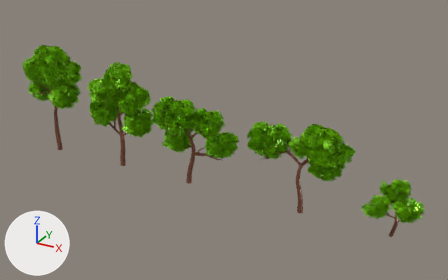
One commit to the glTF model assets/models/trees-pack.glb: the scene before it, then after it.
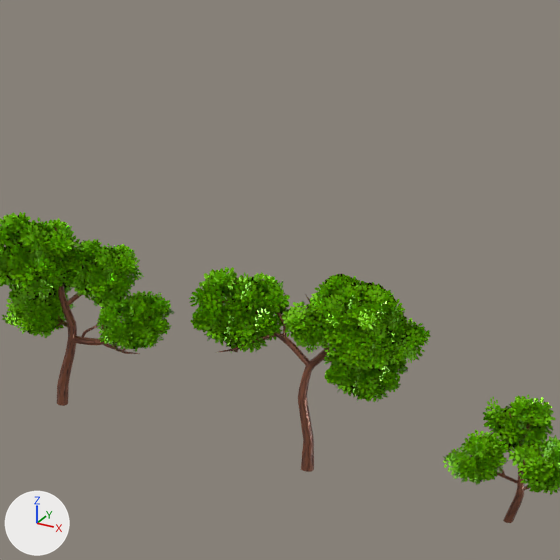
Each version appears first whole from a camera (50 mm lens) standing at (227.1, -26.8, 16.5) and looking at (212.1, 0.5, 2.9), and next in a close-up on the part from 36% to 92% of the width and 0% to 91% of the height. Every picture has the same lights, and +X, +Y and +Z are marked at lower left. The last two pictures show the newer version. Where no turn or scale is listed for an object, it has been applied to the vertices. Vertices at exactly the same position are counted once.

Names of what the first close-up shows: 'NormalTree_3', 'NormalTree_4', 'NormalTree_5'.
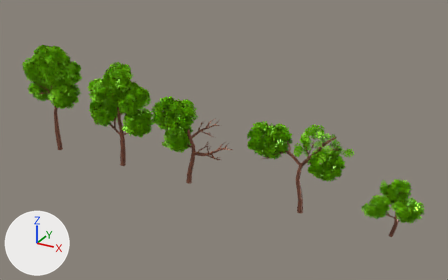
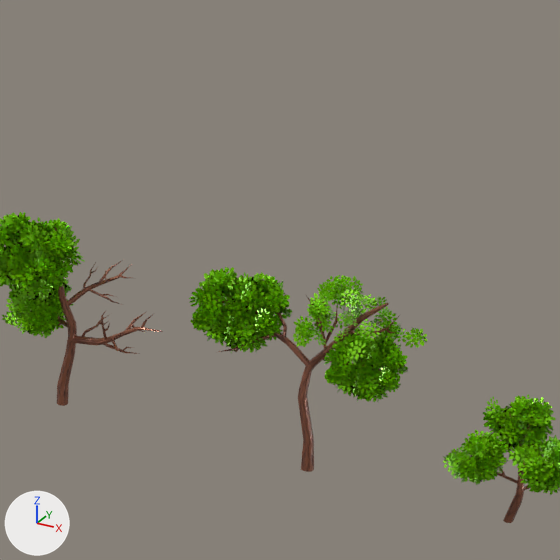
Where the newer file only moved an object's origin or applied its transform, the numbers keep the older frame.

Changed parts and their boxes (x1, y1, x2, y2) in the close-ups (560 x 560 px):
'NormalTree_4', reshaped: before (189, 267, 431, 472); after (189, 267, 428, 472)
'NormalTree_3', reshaped: before (0, 212, 174, 406); after (0, 212, 163, 406)
part 1 of me_normaltree_3, deleted (green): before (7, 239, 174, 352)
part 2 of me_normaltree_3, cut back: before (33, 228, 163, 387)
part 3 of me_normaltree_4, deleted (green): before (282, 274, 431, 374)

Patch to the scene script:
```diff
--- a/assets/models/trees-pack.glb.py
+++ b/assets/models/trees-pack.glb.py
@@ me_normaltree_3 @@
 # used by ob_normaltree_3; location = (210.09, 0.0, 0.0)
-me_normaltree_3.from_pydata(...)  # 5501 vertices, 4138 faces; spans x -1.89..3.15, y -1.5..1.38, z -0.01..5.27
+me_normaltree_3.from_pydata(...)  # 2542 vertices, 1860 faces; spans x -1.89..2.87, y -1.5..1.38, z -0.01..5.27
+# me_normaltree_3 part 1: 592 loose pieces with 2368 vertices, spanning x -1.68..3.15, y -1.0..1.22, z 1.66..4.69, are deleted
+# me_normaltree_3 part 2: 1 vertex moved within x -1.51, y 0.35, z 2.72; 591 vertices removed from x -1.51..2.8, y -0.78..1.08, z 1.05..4.86
 me_normaltree_3.materials.append(mat_normaltree_bark)
@@ me_normaltree_4 @@
 # used by ob_normaltree_4; location = (216.95, 0.0, 0.0)
-me_normaltree_4.from_pydata(...)  # 6450 vertices, 4220 faces; spans x -3.07..2.6, y -1.1..1.3, z -0.01..5.09
+me_normaltree_4.from_pydata(...)  # 2955 vertices, 1897 faces; spans x -3.07..2.56, y -1.1..1.15, z -0.01..5.09
+# me_normaltree_4 part 3: 772 loose pieces with 3088 vertices, spanning x -0.77..2.6, y -1.06..1.3, z 2.99..5.07, are deleted
+# other edits to the shape of me_normaltree_4 do not show in these pictures
 me_normaltree_4.materials.append(mat_normaltree_bark)
```
